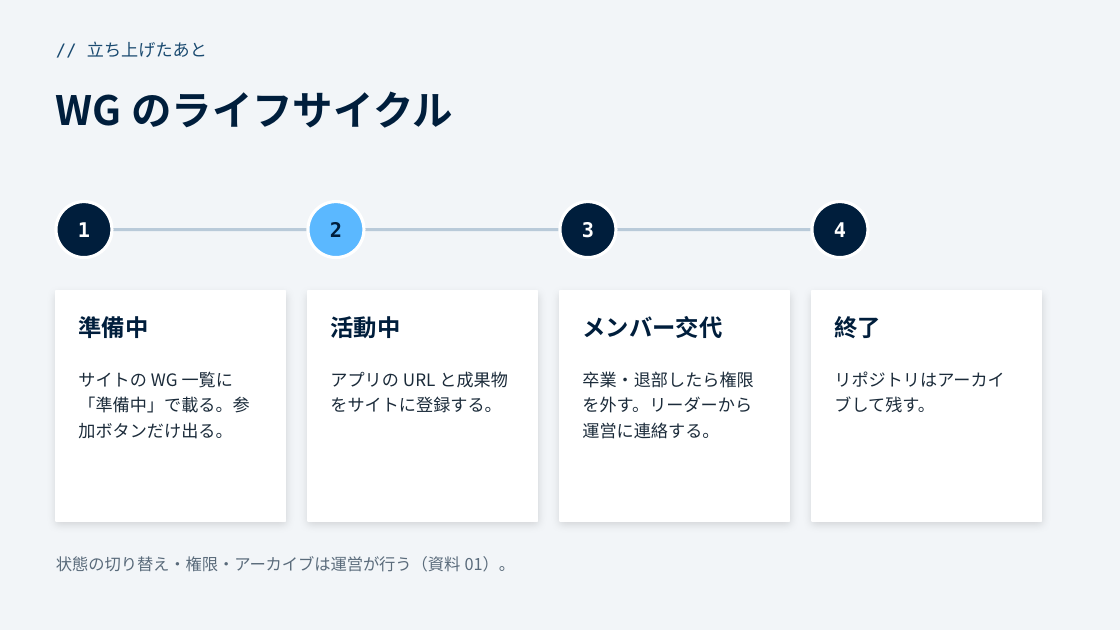
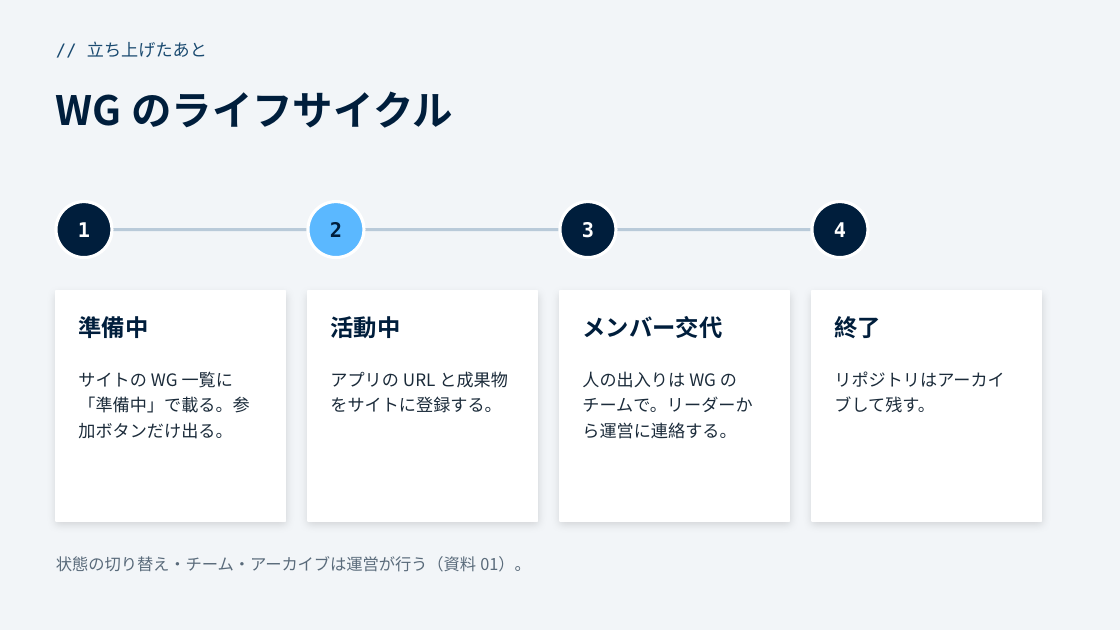
Before and after one commit to funITclub/homepage, a slide deck: slide 6 of docs/WG立ち上げガイド/00_概要.pptx. Drawn at 1120x630 pixels with LibreOffice and Linux fonts; fonts in the diff are those of the drawing. Boxes give left, top, right and bottom in pixels: in the first picture for what was removed or moved away, otherwise in the second. Text is boxed around its words. In the diff, an @@ line names an element or a change of style, - is before the commit and + after.

```diff
--- a/docs/WG立ち上げガイド/00_概要.pptx
+++ b/docs/WG立ち上げガイド/00_概要.pptx
@@ text at [582,371,752,439]: text changed @@
-卒業・退部したら権限を外す。リーダーから運営に連絡する。
+人の出入りは WG のチームで。リーダーから運営に連絡する。
@@ text at [56,556,531,572]: text changed @@
-状態の切り替え・権限・アーカイブは運営が行う（資料 01）。
+状態の切り替え・チーム・アーカイブは運営が行う（資料 01）。
```
Also in this commit, not shown: 2 other slides changed, 4 other files.
